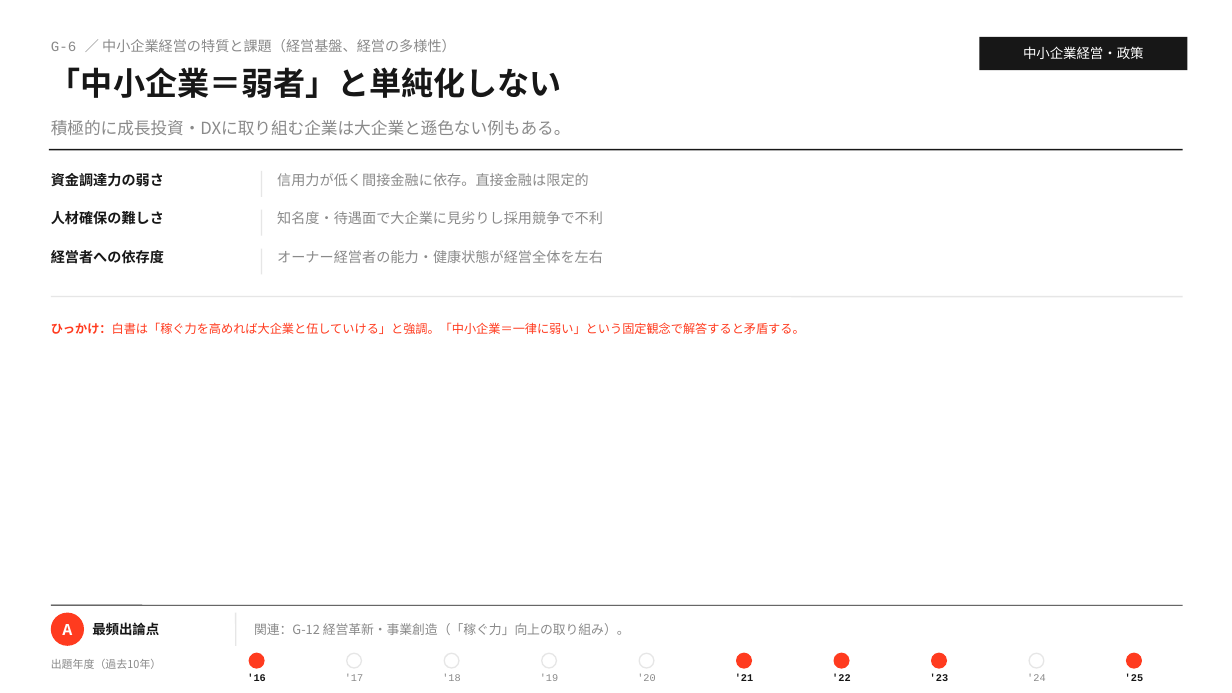
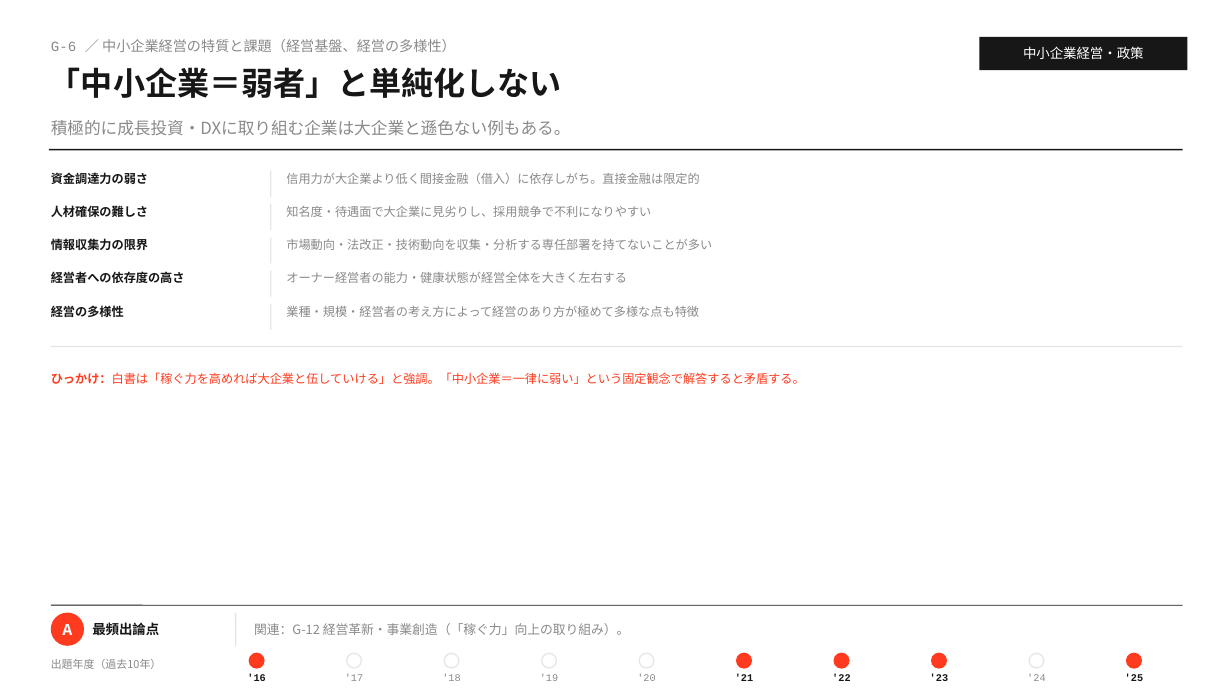
Before and after one commit to MasatoshiSano/SMEC, a slide deck: slide 12 of slides/1st_stage/G_sme_management_policy.pptx. Drawn at 1232x693 pixels with LibreOffice and Linux fonts; fonts in the diff are those of the drawing. Boxes give left, top, right and bottom in pixels: in the first picture for what was removed or moved away, otherwise in the second. Text is boxed around its words. In the diff, an @@ line names an element or a change of style, - is before the commit and + after.

```diff
--- a/slides/1st_stage/G_sme_management_policy.pptx
+++ b/slides/1st_stage/G_sme_management_policy.pptx
@@ text "資金調達力の弱さ" at <box>51,172,148,184</box>: size 11 to 9.5 pt @@
@@ line moved from (262, 171) - (262, 197) to (271, 171) - (271, 197) @@
@@ text at <box>286,173,699,184</box>: text changed; size 11 to 9.5 pt @@
-信用力が低く間接金融に依存。直接金融は限定的
+信用力が大企業より低く間接金融（借入）に依存しがち。直接金融は限定的
@@ text "人材確保の難しさ" at <box>51,205,148,217</box>: size 11 to 9.5 pt @@
@@ line moved from (262, 210) - (262, 236) to (271, 204) - (271, 230) @@
@@ text at <box>286,206,651,217</box>: text changed; size 11 to 9.5 pt @@
-知名度・待遇面で大企業に見劣りし採用競争で不利
+知名度・待遇面で大企業に見劣りし、採用競争で不利になりやすい
@@ text added at <box>51,238,148,250</box>, 9.5 pt, text #171717, bold @@
+情報収集力の限界
@@ line moved from (262, 249) - (262, 274) to (271, 238) - (271, 263) @@
@@ text added at <box>286,239,712,250</box>, 9.5 pt, text #8A8A8A @@
+市場動向・法改正・技術動向を収集・分析する専任部署を持てないことが多い
@@ text at <box>51,271,185,283</box>: text changed; size 11 to 9.5 pt @@
-経営者への依存度
+経営者への依存度の高さ
@@ line added from (271, 271) to (271, 297), #E6E6E6 1 pt @@
@@ text at <box>286,272,627,283</box>: text changed; size 11 to 9.5 pt @@
-オーナー経営者の能力・健康状態が経営全体を左右
+オーナー経営者の能力・健康状態が経営全体を大きく左右する
@@ text added at <box>51,305,124,317</box>, 9.5 pt, text #171717, bold @@
+経営の多様性
@@ line added from (271, 304) to (271, 330), #E6E6E6 1 pt @@
@@ text added at <box>286,306,699,317</box>, 9.5 pt, text #8A8A8A @@
+業種・規模・経営者の考え方によって経営のあり方が極めて多様な点も特徴
@@ text "ひっかけ：白書は「稼ぐ力を高めれば大企業と伍していける」と強調。「中小企業＝一律に弱い」という固定観念で解答すると矛盾す ...": place and size @@
-text "ひっかけ：白書は「稼ぐ力を高めれば大企業と伍していける」と強調。「中小企業＝一律に弱い」という固定観念で解答すると矛盾す ..." at <box>51,322,805,334</box>
+text "ひっかけ：白書は「稼ぐ力を高めれば大企業と伍していける」と強調。「中小企業＝一律に弱い」という固定観念で解答すると矛盾す ..." at <box>51,372,805,384</box>
@@ line moved from (51, 297) - (1183, 297) to (51, 347) - (1183, 347) @@
```
Also in this commit, not shown: 11 other slides changed, 18 slides added, 2 other files.
